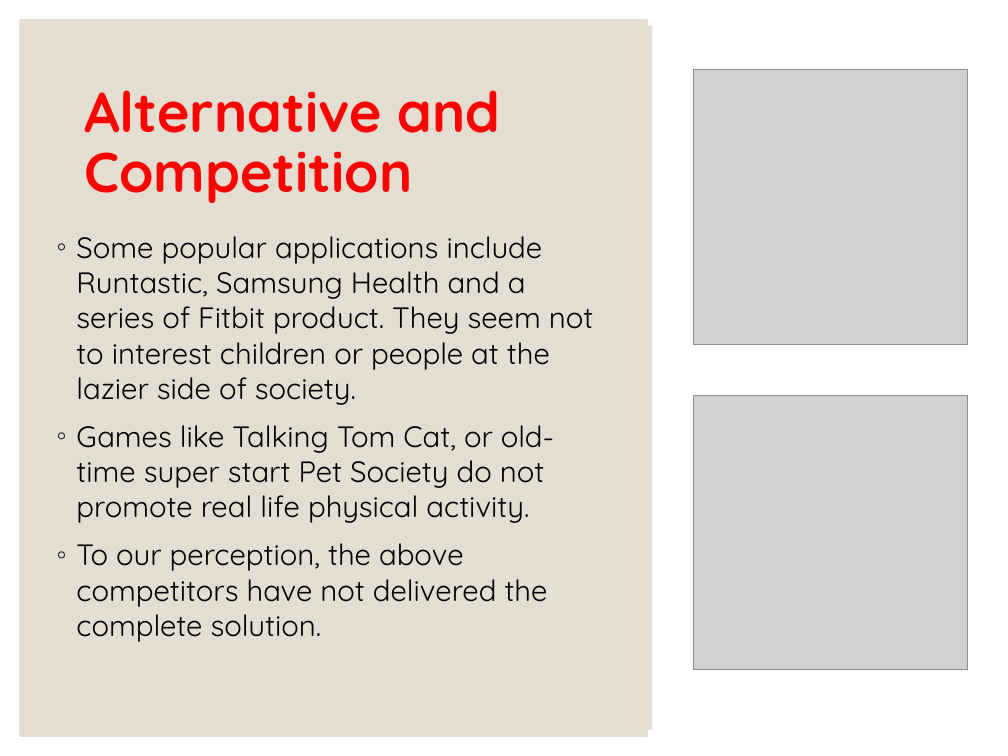
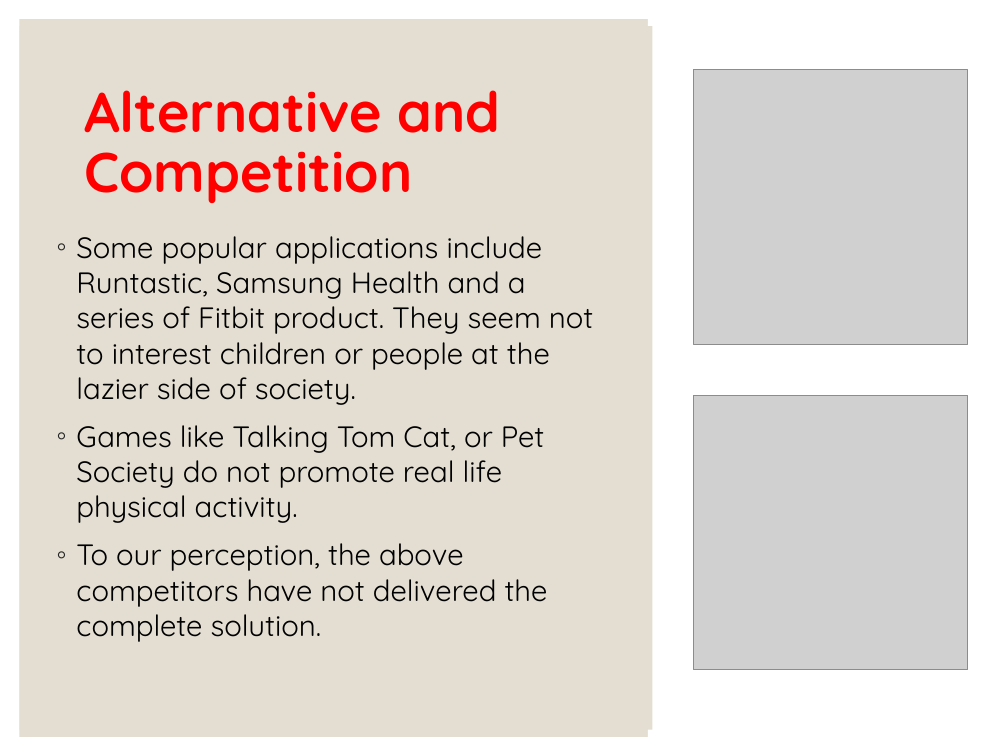
Before and after one commit to ldbach-apcs/cs300-assignment1, a slide deck: slide 10 of doc/D&J.pptx. Drawn at 1008x756 pixels with LibreOffice and Linux fonts; fonts in the diff are those of the drawing; grey boxes stand for pictures. Boxes give left, top, right and bottom in pixels: in the first picture for what was removed or moved away, otherwise in the second. Text is boxed around its words. In the diff, an @@ line names an element or a change of style, - is before the commit and + after.

Commit message:
update pp

```diff
--- a/doc/D&J.pptx
+++ b/doc/D&J.pptx
@@ text at bbox=[76, 425, 545, 523]: text changed @@
-◦ Games like Talking Tom Cat, or old-time super start Pet Society do not promote real life physical activity.
+◦ Games like Talking Tom Cat, or Pet Society do not promote real life physical activity.
```
Also in this commit, not shown: 3 other slides changed, 11 slides added, 5 slides removed.
